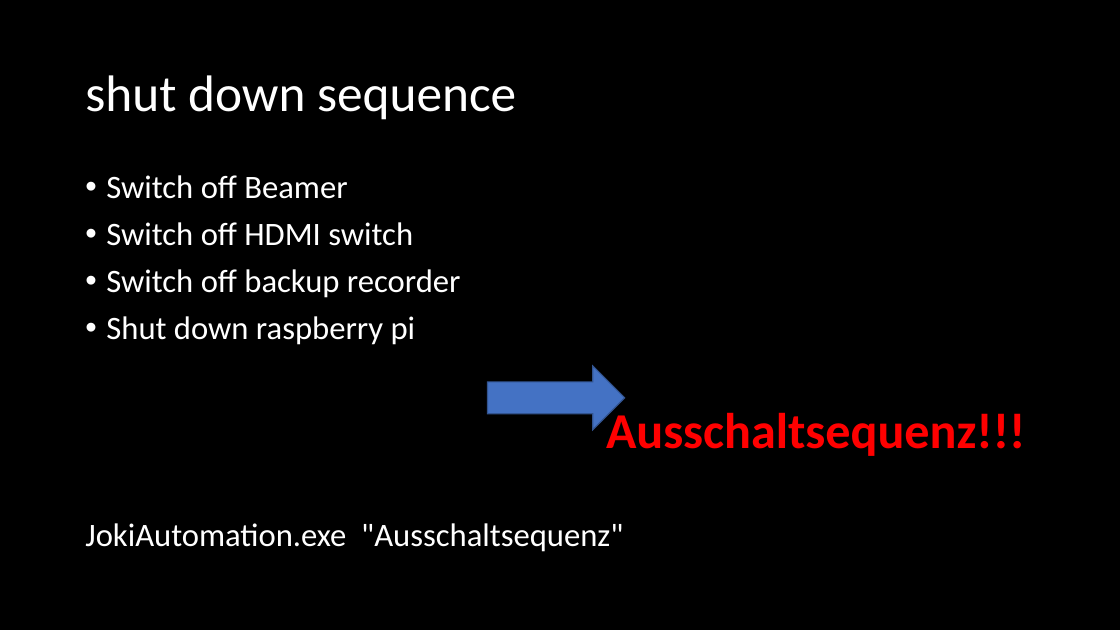
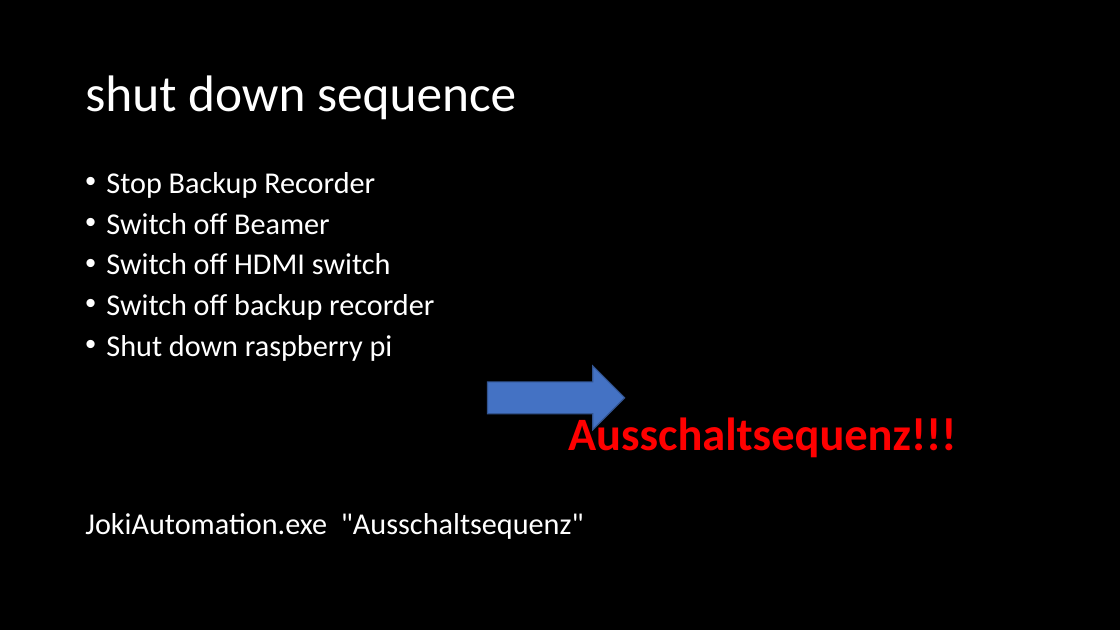
Before and after one commit to Geierwally-xD/JokiAutomation, a slide deck: slide 12 of docu/JoKiAutomationTemplate.pptx (slide 14 before the commit). Drawn at 1120x630 pixels with LibreOffice and Linux fonts; fonts in the diff are those of the drawing. Boxes give left, top, right and bottom in pixels: in the first picture for what was removed or moved away, otherwise in the second. Text is boxed around its words. In the diff, an @@ line names an element or a change of style, - is before the commit and + after.

Commit message:
Version V1001 overworked audio control, backup recorder included

```diff
--- a/docu/JoKiAutomationTemplate.pptx
+++ b/docu/JoKiAutomationTemplate.pptx
@@ text at box(106, 172, 375, 198): paragraph added @@
+• Stop Backup Recorder
@@ text at box(85, 213, 956, 539): size 28 to 25.9 pt in "Switch off Beamer", "Switch off HDMI switch", "Switch off backup recorder", "Shut down raspberry pi" and 1 more places; size 43 to 39.8 pt in "Ausschaltsequenz!!!"; line spacing 0.9 to 0.8 @@
```
Also in this commit, not shown: 10 other slides changed, 1 slide added, 3 slides removed, 10 other files.
